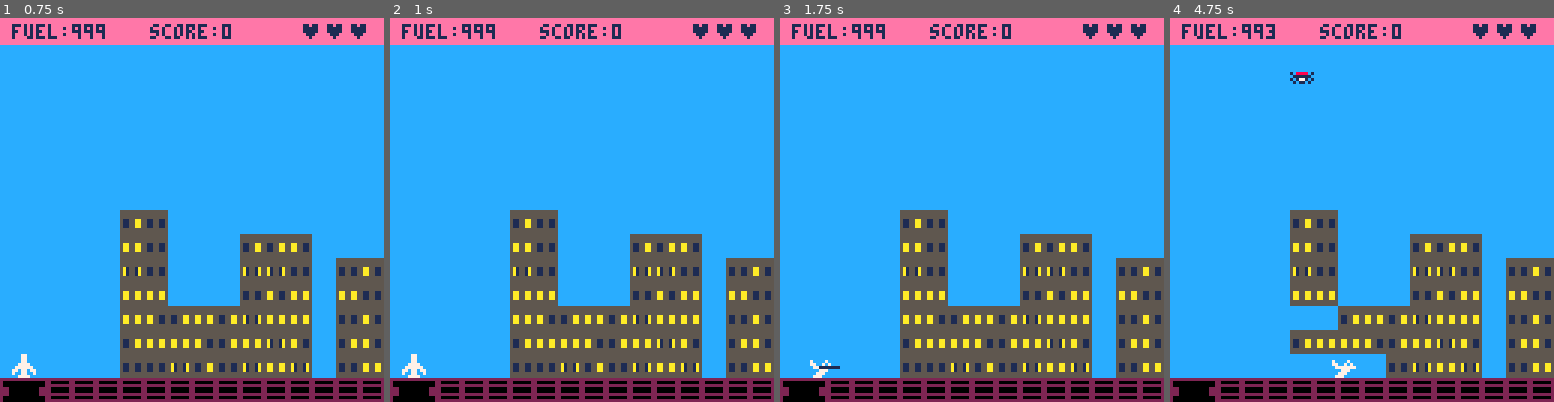
Above: before the commit, frames 1-4 (left to right).
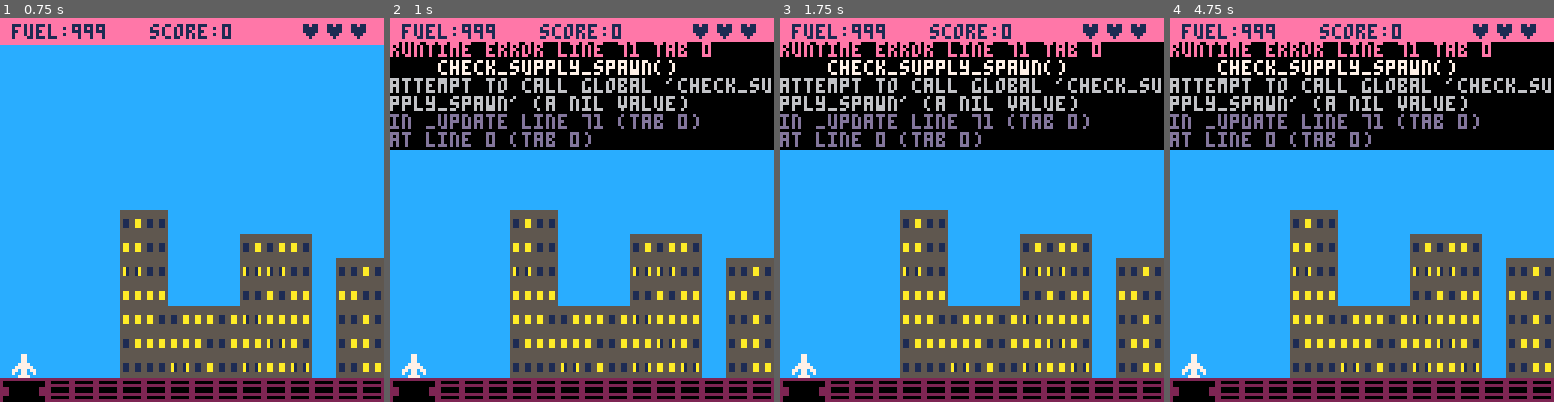
Above: after the commit, the same moments.

Repository: natebeaty/savepicoville
Game: PICO-8 cartridge savechicago.p8
Same seed, same stepped clock (60 frames per second), same inputs: the game is played once before the commit and once after it.
Inputs:
- Up to frame 1 (0.75 s): tap O (Z key) at 0.7 s
- Up to frame 2 (1 s): no input
- Up to frame 3 (1.75 s): hold Right from 1.6 s (still down); tap O (Z key) at 1.7 s
- Up to frame 4 (4.75 s): release Right at 2.1 s; tap O (Z key) every 0.4 s from 2.1 to 4.5 s; hold Up 2.15-2.42 s; hold Right 2.47-3.03 s; hold Left 3.08-3.58 s; hold Down 3.63-3.97 s; hold Right 4.02-4.68 s; hold Up from 4.73 s (still down)

Frame 1 is identical in both runs. In frame 2, 28% of the frame differs, in the area x 0-100%, y 6-35%; in frame 3, 28%; in frame 4, 30%, in the area x 0-100%, y 2-94%.
Error after the commit: runtime error line 71 tab 0; check_supply_spawn(); attempt to call global 'check_supply_spawn' (a nil value)

Commit message:
add shared explosions, supply balloon explode buildings, die when fuel expires

Diff:
--- a/bullets.lua
+++ b/bullets.lua
@@ -22,9 +22,16 @@
         del(bullets, this)
       end
     end)
+    -- check for collisions with supply
+    foreach(supply, function(obj)
+      if (obj.dying==0 and coll(this,obj)) then
+        obj.die(obj)
+        del(bullets, this)
+      end
+    end)
 
     -- check for collisions with building
-    check_building_hit(this)
+    check_building_hit(this,bullets)
 
     --move the bullet
     this.x += obj.dx
@@ -40,25 +47,29 @@
   return obj
 end
 
-function check_building_hit(obj)
+function check_building_hit(obj,grp)
   local nx_l=obj.x+obj.dx+obj.box.x1
   local nx_r=obj.x+obj.dx+obj.box.x2
   local ny_t=obj.y+obj.dy+obj.box.y1
   local ny_b=obj.y+obj.dy+obj.box.y2
-  chk_bldg(nx_l,ny_t,obj)
-  chk_bldg(nx_l,ny_b,obj)
-  chk_bldg(nx_r,ny_t,obj)
-  chk_bldg(nx_r,ny_b,obj)
+  local foo = chk_bldg(nx_l,ny_t,obj,grp) or
+    chk_bldg(nx_l,ny_b,obj,grp) or
+    chk_bldg(nx_r,ny_t,obj,grp) or
+    chk_bldg(nx_r,ny_b,obj,grp)
 end
-function chk_bldg(x,y,o)
+function chk_bldg(x,y,obj,grp)
   local map_x=flr(x/8)
   local map_y=flr(y/8)
   local map_sprite=mget(map_x,map_y)
   if (fget(map_sprite,1) and not fget(map_sprite,2)) then
-    del(bullets, o)
-    mset(map_x,map_y,8)
+    del(grp,obj)
+    sfx(1)
+    new_explosion(map_x*8,map_y*8)
+    mset(map_x,map_y,6+flr(rnd(2)))
     fset(map_x,map_y,2,true)
+    return true
   end
+  return false
 end
 
 function player_fire()
--- a/enemies.lua
+++ b/enemies.lua
@@ -2,44 +2,61 @@
 
 -- spawn enemies in update function
 function check_enemy_spawn(max)
-  if (count(enemies)<max and rnd(100) > 95) add(enemies, new_enemy(rnd(128), -10))
+  if (#enemies<max and rnd(100) > 95) add(enemies, new_enemy(rnd(128), -10))
+end
+
+-- new explosion
+function new_explosion(x,y)
+  local obj={x=x,y=y,t=10,sprite=32}
+  obj.update=function(this)
+    this.t-=1
+    if t%3==0 then this.sprite=32 else this.sprite=33 end
+    if this.t==0 then del(explosions, this) end
+  end
+  obj.draw=function(this)
+    spr(this.sprite,this.x,this.y)
+  end
+  add(explosions, obj)
 end
 
 -- construct new enemy
-function new_enemy(x, y)
-  local obj = {x=x, y=y, dx=0, dy=0.5, sprite=16, t=0, dying=0}
-  obj.box = {x1=0,y1=3,x2=7,y2=7}
+function new_enemy(x,y)
+  local obj={x=x, y=y, dx=0, dy=0.5, sprite=16, t=0, dying=0}
+  obj.box={x1=0,y1=3,x2=7,y2=7}
 
-  obj.update = function(this)
+  obj.update=function(this)
     -- hitting player?
-    if (this.dying==0 and p.dying==0 and coll(this,p)) then
+    if (p.dying==0 and coll(this,p)) then
       p.die()
       this.die(this)
     end
 
-    if (this.dying>0) then
-      this.dying-=1
-      if t%3==0 then this.sprite=32 else this.sprite=33 end
-      if this.dying==0 then
-        del(enemies, this)
+    -- hitting supply?
+    foreach(supply, function(obj)
+      if (coll(this,obj)) then
+        obj.die(obj)
+        this.die(this)
       end
-    else
-      if t%5==0 then this.sprite=16 else this.sprite=17 end
+    end)
 
-      --herky jerk
-      if (rnd(100) > 97) this.dx = (rnd(5) - 2.5)/2
-      if (rnd(100) > 98) this.dy = (rnd(3) - 1)/2
-      --move it
-      this.x += this.dx
-      this.y += this.dy
-      -- bounce from top
-      if (this.y < -10) then
-        this.dy = 1
-        this.y = -10
-      end
-      -- offscreen?
-      if (this.x < -10 or this.x > 138) del(enemies, this)
+    if t%5==0 then this.sprite=16 else this.sprite=17 end
+
+    --herky jerk
+    if (rnd(100) > 97) this.dx = (rnd(5) - 2.5)/2
+    if (rnd(100) > 98) this.dy = (rnd(3) - 1)/2
+
+    --move it
+    this.x += this.dx
+    this.y += this.dy
+
+    -- bounce from top
+    if (this.y < -10) then
+      this.dy = 1
+      this.y = -10
     end
+
+    -- offscreen?
+    if (this.x < -10 or this.x > 138) del(enemies, this)
   end
 
   obj.draw = function(this)
@@ -47,12 +64,11 @@
   end
 
   --bye bye
-  obj.die = function(this)
+  obj.die=function(this)
     sfx(02)
     sfx(03)
-    this.dx = 0
-    this.dy = 0
-    this.dying=10
+    new_explosion(this.x,this.y)
+    del(enemies,this)
   end
 
   --return the enemy
--- a/main.lua
+++ b/main.lua
@@ -1,4 +1,21 @@
 --save chicago!
+
+function _init()
+  mode="title"
+  explosions={}
+  bullets={}
+  enemies={}
+  supply={}
+  balloon={}
+  gameover=false
+  mx,my=0,0 --movement
+  cx,cy=0,0 --camera
+  t=0
+  transition_speed=0.25
+  make_player()
+  make_buildings()
+  music(00, 2500)
+end
 
 function game_over()
   t=0
@@ -24,19 +41,6 @@
   music(00, 2500)
 end
 
-function _init()
-  mode="title"
-  bullets={}
-  enemies={}
-  gameover=false
-  mx,my=0,0 --movement
-  cx,cy=0,0 --camera
-  t=0
-  transition_speed=0.25
-  make_player()
-  make_buildings()
-  music(00, 2500)
-end
 
 function _update()
   t+=1
@@ -53,24 +57,32 @@
 
   elseif mode=="game" then
 
-    if (t%15==0) then
-      -- moving?
+    if (p.dying==0 and t%2==0) then
+      -- moving? reduce fuel
       if (p.dy!=0 or p.dx!=0) p.fuel-=1
+        if (p.fuel==0) then
+          p.die()
+        end
     end
 
     move_player()
     player_fire()
     check_enemy_spawn(2)
-    --update_map()
-    foreach(bullets, function(obj)
-      obj.update(obj)
-    end)
-    foreach(enemies, function(obj)
-      obj.update(obj)
+    check_supply_spawn()
+    update_map()
+    foreach({bullets,enemies,supply,balloon,explosions}, function(grp)
+      foreach(grp, function(obj)
+        obj.update(obj)
+      end)
     end)
 
   elseif mode=="game over" then
 
+    foreach({supply,balloon,explosions}, function(grp)
+      foreach(grp, function(obj)
+        obj.update(obj)
+      end)
+    end)
     if (t>5 and btn(4)) then
       restart()
     end
@@ -97,7 +109,6 @@
     for n=1,flr(rnd(5)+3) do
       row={}
       for x=1,building.width do
-        -- print(x)
         add(row, {
           sprite=flr(rnd(5))+1,
           dmg=0
@@ -112,7 +123,6 @@
     i=0
     foreach(building.rows, function(row)
       i+=1
-      -- print(i)
       for j=1,building.width do
         mset(building.x+j, 15-i, row[j].sprite)
         -- spr(row[j].sprite, building.x+8*j, 120-(8*i))
@@ -146,14 +156,15 @@
     --update_camera()
 
     --draw player
-    spr(p.sprite, p.x, p.y, 1, 1, p.flipx, p.flipy)
+    if (p.dying==0) then
+      spr(p.sprite, p.x, p.y, 1, 1, p.flipx, p.flipy)
+    end
 
-    --update_map()
-    foreach(bullets, function(obj)
-      obj.draw(obj)
-    end)
-    foreach(enemies, function(obj)
-      obj.draw(obj)
+    update_map()
+    foreach({bullets,enemies,supply,balloon,explosions}, function(grp)
+      foreach(grp, function(obj)
+        obj.draw(obj)
+      end)
     end)
 
     --status bar
@@ -170,5 +181,10 @@
       print("game  over",44,24,1)
       print("🅾️ restart",44,43,7)
 
+      foreach({supply,balloon,explosions}, function(grp)
+        foreach(grp, function(obj)
+          obj.draw(obj)
+        end)
+      end)
   end
 end
--- a/player.lua
+++ b/player.lua
@@ -1,10 +1,12 @@
 --player functions
 
+---------------
+-- new player!
 function make_player()
   p={}
-  p.x=4 --player position
+  p.x=4
   p.y=112
-  p.dx=0 --player movement
+  p.dx=0
   p.dy=0
   p.box={x1=0,y1=0,x2=7,y2=7}  --collision box
   p.life="♥♥♥"
@@ -26,12 +28,17 @@
   --friction (1=none, 0=instant)
   p.drg=0.1
 
+  p.resupply=function()
+    p.fuel=999
+  end
+
   p.die=function()
     sfx(01)
     p.life=sub(p.life,0,#p.life-1)
     if (p.life=="") then
       game_over()
     else
+      new_explosion(p.x,p.y)
       p.dying=10
       p.dx=0
       p.dy=0
@@ -40,15 +47,17 @@
 
   p.respawn=function()
     p.last_flipx=true
+    p.fuel=999
     p.x=4
     p.y=112
   end
 end
 
+---------------
+-- move player
 function move_player()
   if (p.dying>0) then
     p.dying-=1
-    if t%3==0 then p.sprite=32 else p.sprite=33 end
     if p.dying==0 then
       p.respawn()
     end
